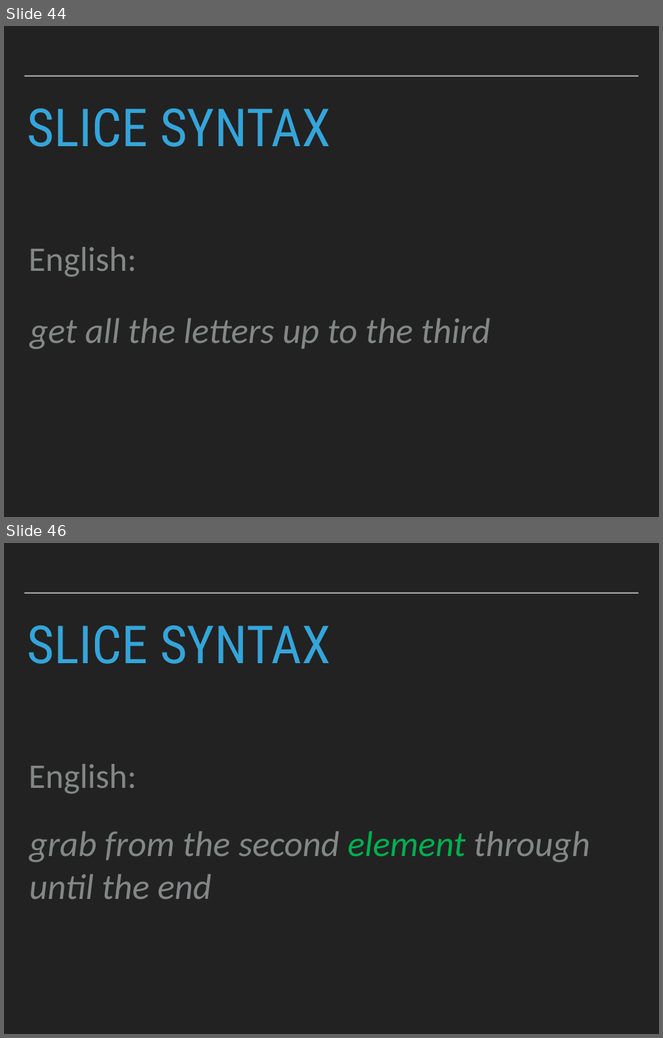
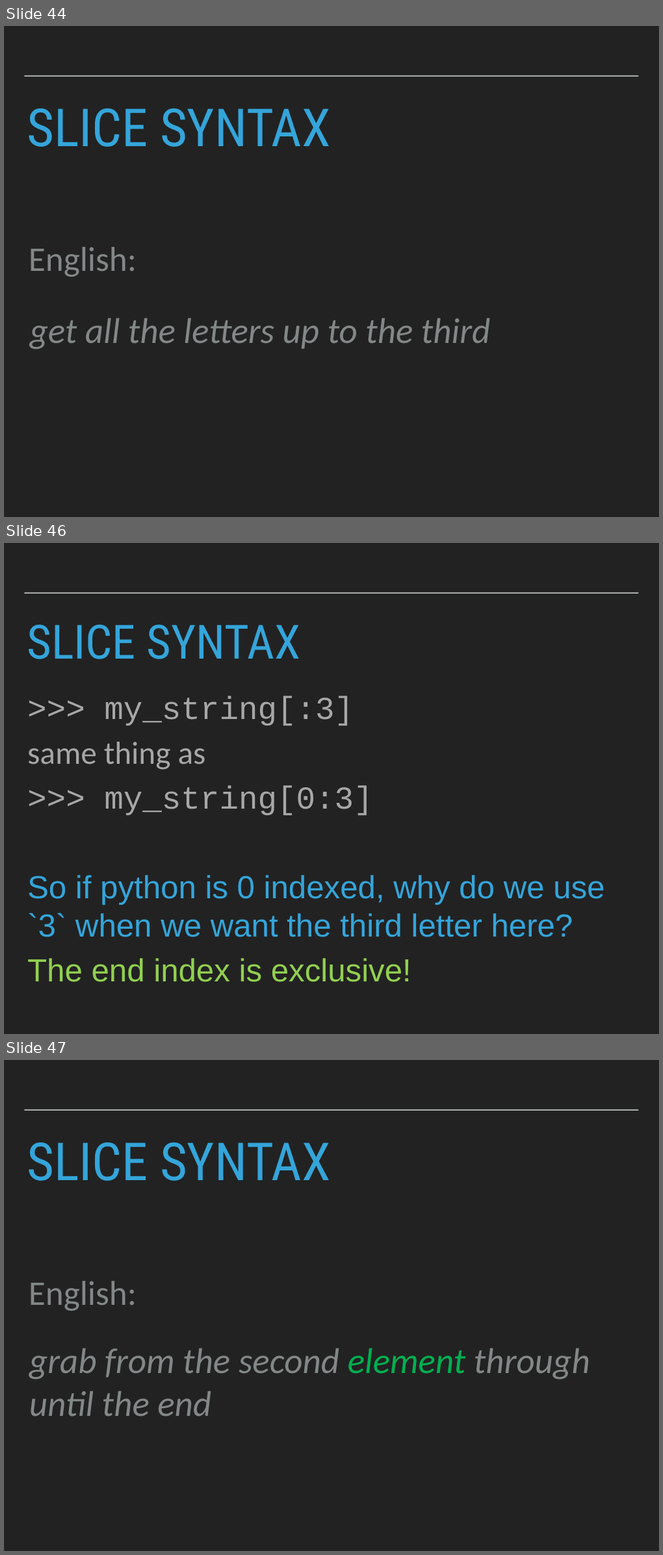
Before and after one commit to patricks1/python-for-data-science, a slide deck: Session01/Session1_Slides.pptx. Shown one above the other, each under a label of ours: slides 44 and 46 before the commit, slides 44, 46 and 47 after it; the slides between them are not shown. The pictures are 663x1038 and 663x1555 pixels, drawn with LibreOffice and Linux fonts; fonts in the diff are those of the drawing. Boxes give left, top, right and bottom in pixels: in the first picture for what was removed or moved away, otherwise in the second. Text is boxed around its words. In the diff, an @@ line names an element or a change of style, - is before the commit and + after.

```diff
--- a/Session01/Session1_Slides.pptx
+++ b/Session01/Session1_Slides.pptx
@@ slide 46 added at <box>4,543,659,1034</box>, background #222222; not listed: 1 template element that a slide beside it also shows @@
@@ title added at <box>27,624,301,659</box>, 73.8 pt, text #34A5DA @@
+SLICE SYNTAX
@@ text added at <box>27,696,605,982</box>, 50 pt, text #34A5DA @@
+>>> my_string[:3]
+same thing as
+>>> my_string[0:3]
+So if python is 0 indexed, why do we use `3` when we want the third letter here?
+The end index is exclusive!
@@ what was slide 46 is now slide 47 @@
```
Also in this commit, not shown: 3 slides changed, 1 other file.
